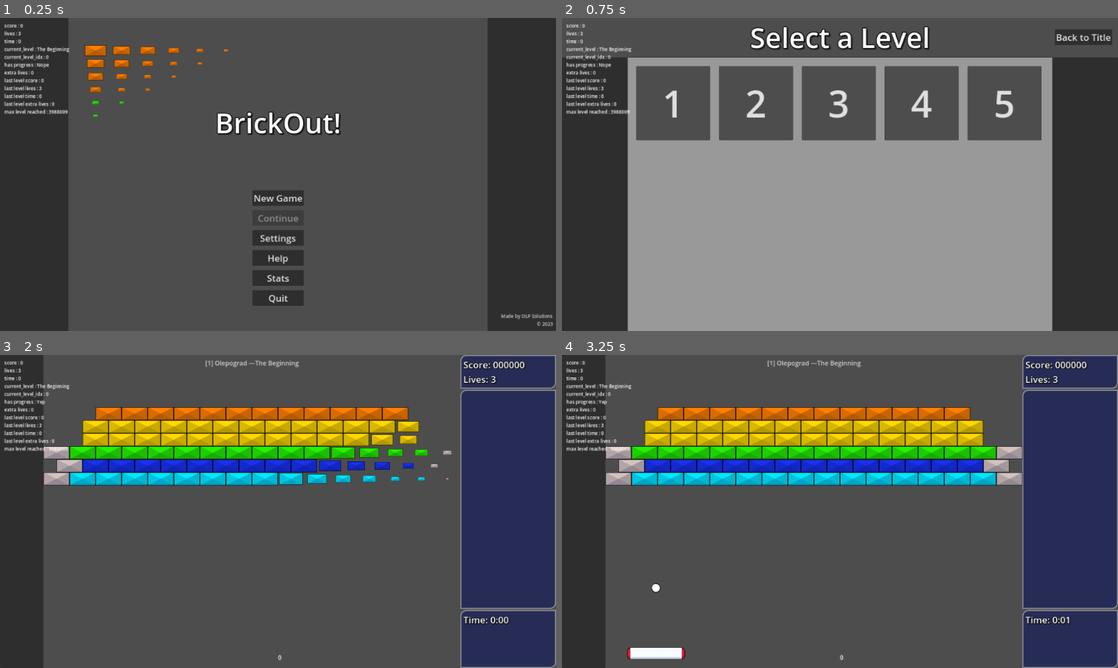
Above: before the commit, frames 1-4 (two rows, left to right).
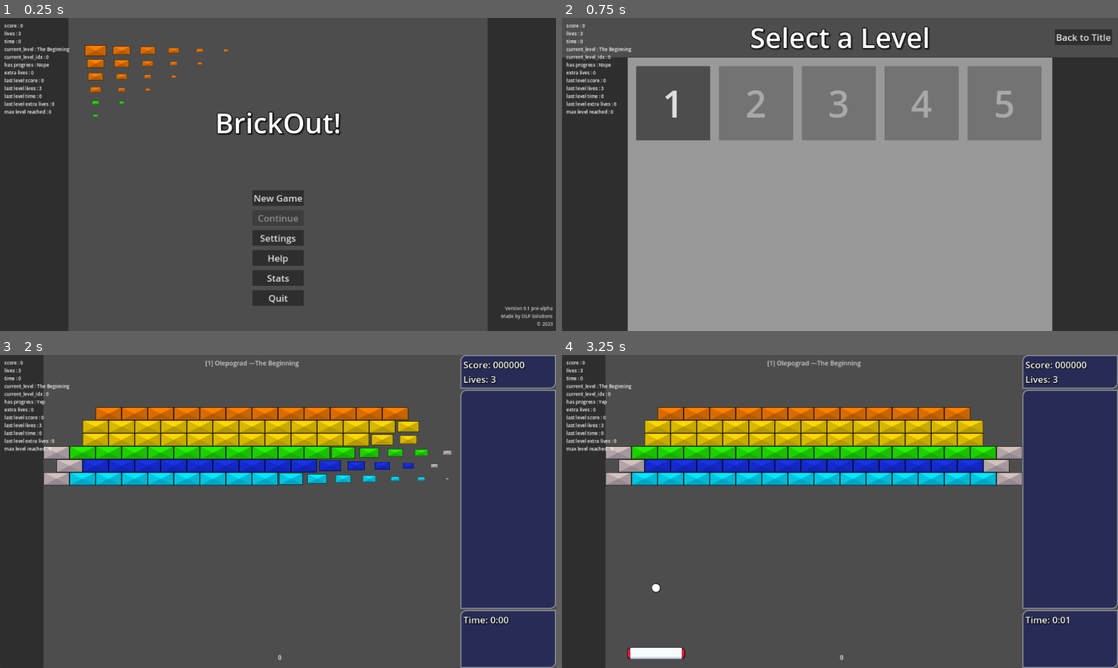
Above: after the commit, the same moments.

Repository: O-39889/brickout
Game: Godot game, scene res://scenes/title_screen.tscn
The game is run twice, just before and just after one commit, with the same random seed, the same clock (stepped at 60 frames per second) and the same inputs. The engine's default icon, where the game draws it, is replaced by a stand-in: a white triangle on a blue panel in a dark square.
Inputs (mouse positions are in pixels of both pictures, inside the frame that each line leads up to):
- Up to frame 1 (0.25 s): no input
- Up to frame 2 (0.75 s): click "New Game" at 0.5 s
- Up to frame 3 (2 s): click "1" at 1.25 s
- Up to frame 4 (3.25 s): move the mouse to (867, 511) at 2.02 s; click (867, 511) at 2.17 s; tap Enter at 2.75 s; move the mouse to (812, 511) at 2.77 s; click (812, 511) at 2.92 s

The runs differ from the first frame. In frame 1, 0.1% of the frame differs, in the area x 8-100%, y 29-94%; in frame 2, 13%, in the area x 8-87%, y 15-40%; in frame 3, less than 0.1%; in frame 4, less than 0.1%.

Commit message:
Finally
Version 0.1 pre-alpha or something lol
* Implemented simple saving and loading to/from autosave
* For now made the power-up nodes at least draw the placeholder sprites
* Also for now removed some unfinished power-ups from appearing

Diff:
--- a/scripts/PowerupNode.gd
+++ b/scripts/PowerupNode.gd
@@ -25,6 +25,7 @@
 		&'bad':
 			$CollisionShape2D.debug_color.h = 0.0;
 	$DebugLbl.text = powerup.id;
+	queue_redraw();
 
 
 func _physics_process(delta):
@@ -91,3 +92,15 @@
 	return INITIAL_SPEED * cos(phi) * t;
 
 # PAIN TERRITORY PASSED
+
+func _draw() -> void:
+	var outline_color : Color;
+	if powerup.id in powerup.POWERUP_POOL[&'good']:
+		outline_color = Color.LIGHT_GREEN;
+	elif powerup.id in powerup.POWERUP_POOL[&'neutral']:
+		outline_color = Color.GOLD;
+	else:
+		outline_color = Color.RED;
+	draw_circle(Vector2(), width / 2, Color('494949'));
+	draw_circle(Vector2(), width / 2, outline_color,
+	false, 5, true);
--- /dev/null
+++ b/scripts/classes/savedata.gd
@@ -0,0 +1,111 @@
+class_name Savedata extends RefCounted;
+
+
+const CURRENT_VERSION : int = 2;
+
+## A separate class for holding the session data
+## (if a session was started)
+class SessionData:
+	## Index of the level at which the session started
+	## (where the player started the new game or restarted after game over)
+	var session_started_idx : int;
+	## Index of the last level the player **cleared**,
+	## whether they've already went to the next one or not.
+	var highest_cleared_idx : int;
+	## Time (Unix timestamp) when the session has started.
+	var session_started_time : float;
+	## Time (Unix timestamp) when the last level was cleared.
+	var left_time : float;
+	## Total amount of time elapsed on all levels.
+	var time_elapsed : float;
+	## Score after clearing the last level.
+	var score : int;
+	## Lives after clearing the last level.
+	var lives : int;
+	func _init(_session_started_idx: int,
+			_highest_cleared_idx: int,
+			_session_started_time: float, _left_time: float,
+			_time_elapsed: float, _score: int, _lives: int
+	) -> void:
+		session_started_idx = _session_started_idx;
+		highest_cleared_idx = _highest_cleared_idx;
+		session_started_time = _session_started_time;
+		left_time = _left_time;
+		time_elapsed = _time_elapsed;
+		score = _score;
+		lives = _lives;
+
+
+## The current session data (if there is a session).
+var session : SessionData = null;
+## The highest level ever reached on this savefile.
+var max_level_reached : int;
+## The savefile format version (for interoperability and backwards compatibility, probably)
+var version : int = CURRENT_VERSION;
+
+
+func has_session() -> bool:
+	return session != null;
+
+
+func _init(_max_level_reached : int,
+		_session : SessionData = null,
+		_version : int = CURRENT_VERSION,
+		) -> void:
+	session = _session;
+	max_level_reached = _max_level_reached;
+	version = _version;
+
+
+func to_dict() -> Dictionary:
+	return {
+		&'max_level_reached': max_level_reached,
+		&'version': version,
+		&'session': null if session == null else {
+			&'session_started_idx': session.session_started_idx,
+			&'highest_cleared_idx': session.highest_cleared_idx,
+			&'session_started_time': session.session_started_time,
+			&'left_time': session.left_time,
+			&'time_elapsed': session.time_elapsed,
+			&'score': session.score,
+			&'lives': session.lives,
+		},
+	};
+
+
+static func from_dict(dict: Dictionary) -> Savedata:
+	for key in [
+		&'max_level_reached', &'session', &'version'
+	]:
+		if !dict.has(key):
+			push_error('No key %s in the dictionary' % key);
+			return null;
+	var session_var;
+	if dict[&'session'] != null:
+		if !(dict[&'session'] is Dictionary):
+			push_error('Invalid session data');
+			return null;
+		for key in [
+			&'session_started_idx', &'highest_cleared_idx',
+			&'session_started_time', &'left_time',
+			&'time_elapsed', &'score', &'lives'
+		]:
+			if !dict[&'session'].has(key):
+				push_error('Invalid session data, no key %s' % key);
+				return null;
+		session_var = SessionData.new(
+			dict[&'session'][&'session_started_idx'],
+			dict[&'session'][&'highest_cleared_idx'],
+			dict[&'session'][&'session_started_time'],
+			dict[&'session'][&'left_time'],
+			dict[&'session'][&'time_elapsed'],
+			dict[&'session'][&'score'],
+			dict[&'session'][&'lives']
+		);
+	else: # no session
+		session_var = null;
+	return Savedata.new(
+		dict[&'max_level_reached'],
+		session_var,
+		dict[&'version']
+	);
--- a/scripts/level_components/ball_component.gd
+++ b/scripts/level_components/ball_component.gd
@@ -46,8 +46,6 @@
 				acid_timer.timeout.emit();
 	);
 	EventBus.level_cleared.connect(acid_timer.stop);
-	#EventBus.level_cleared.connect(func():
-		#acid_timer.timeout.disconnect(_on_acid_timer_timeout));
 
 
 func enable_acid():
--- a/scripts/level_components/powerup_component.gd
+++ b/scripts/level_components/powerup_component.gd
@@ -67,6 +67,14 @@
 	var new_weights : Dictionary = original_weights.duplicate();
 	var ball_count : float = get_tree().get_nodes_in_group(&'balls').size();
 	var ball_limit : float = level.BALL_LIMIT;
+
+	if VersionManager.VERSION.containsn('pre-alpha'):
+		for żyldyrbyl in [&'gun', &'ghost_paddle']:
+			# those power-ups are not done yet lol
+			# probably gonna remove the ghost paddle one
+			# altogether lol
+			if new_weights.has(żyldyrbyl):
+				new_weights.erase(żyldyrbyl);
 
 	# "on request of the working people"
 	if level.barrier == null or is_instance_valid(level.barrier):
--- a/scripts/main_level.gd
+++ b/scripts/main_level.gd
@@ -122,6 +122,7 @@
 	GameProgression.time_total += time_elapsed;
 	mouse_captured = false;
 	state = LevelCompletionState.GameOver;
+	GameProgression.clear_autosave();
 	template.show_game_over();
 
 
@@ -161,10 +162,8 @@
 func activate_sticky_powerup():
 	if paddle:
 		paddle.state = Paddle.PaddleState.Sticky;
-		#gui.add_or_extend_timer(paddle.sticky_timer,
-			#Powerup.TimedPowerup.StickyPaddle);
-		#gui.remove_timer(Powerup.TimedPowerup.PaddleFreeze);
-		#gui.remove_timer(Powerup.TimedPowerup.GhostPaddle);
+func activate_stinky_powerup():
+	print('Eww, you stink!');
 
 
 func activate_acid_powerup():
@@ -191,6 +190,10 @@
 	GameProgression.time_total += time_elapsed;
 	mouse_captured = false;
 	EventBus.level_cleared.emit();
+	if GameProgression.current_level_idx ==	GameProgression.level_campaign.size() - 1:
+		get_tree().change_scene_to_file("res://scenes/title_screen.tscn");
+		GameProgression.reset_current_data(0);
+		return;
 	# NOTE: this thing would probably be better
 	# to put in GameProgression as a handler of the signal
 	# above; however, this signal gets emitted not only
@@ -203,6 +206,10 @@
 	#gui.show_level_clear(func(): get_window().title = 'Next level!',
 		#func(): get_window().title = 'Main menu!');
 	await get_tree().create_timer(1.0).timeout;
+	# how about we still have it update the last level data lol xd :DDDDDDDDDDDDDD
+	GameProgression.update_last_level_stats();
+	GameProgression.save_to_autosave();
+
 	for ball : Ball in get_tree().get_nodes_in_group(&'balls'):
 		GameProgression.add_score(BALL_BONUS);
 		points_earned += BALL_BONUS;
--- a/scripts/singletons/event_bus.gd
+++ b/scripts/singletons/event_bus.gd
@@ -26,7 +26,15 @@
 signal game_overed;
 
 # some might probably be unused
+# TODO: WHAT THE HECK JUST MAKE THEM
+# FADER CLASS SIGNALS COME ON
 signal fade_start_started;
 signal fade_start_finished;
 signal fade_end_started;
 signal fade_end_finished;
+
+func _ready() -> void:
+	var arr = [
+		&'Amogus',
+		&'Pipis',
+	]
--- a/scripts/singletons/game_progression.gd
+++ b/scripts/singletons/game_progression.gd
@@ -85,6 +85,7 @@
 	session_started_idx = 0;
 
 
+# TODO: also make it load from autosave if there's one too
 func _ready() -> void:
 	EventBus.life_lost.connect(_on_life_lost);
 	for i in level_campaign.size():
@@ -93,6 +94,7 @@
 		);
 	max_level_reached = 0;
 	reset_current_data();
+	load_autosave();
 	# super useful little debug label thing innit bruv
 	if OS.is_debug_build():
 		debug_test_lbl = Label.new();
@@ -105,7 +107,7 @@
 		add_child(debug_test_lbl);
 
 		# also something else too lol
-		max_level_reached = 1997 * 1997;
+		#max_level_reached = 1997 * 1997;
 
 
 ## If idx = -1, then it just uses the current index
@@ -144,8 +146,9 @@
 ## game over screen (but in this case, it would have the level index
 ## as the current one)
 func new_game(level_idx: int = 0) -> void:
+	clear_autosave();
+	reset_current_data(level_idx);
 	session_started_idx = level_idx;
-	reset_current_data(level_idx);
 	current_level = load(level_campaign[current_level_idx]).instantiate();
 	get_tree().change_scene_to_packed(LEVEL_TEMPLATE_PACKED);
 	has_progress = true;
@@ -236,6 +239,72 @@
 #endregion
 
 
+func save_to_autosave() -> void:
+	# when you clear the level, this method is called
+	# already after we have updated all stuff from the current level idx
+	# but we could still use the current score and lives and time elapsed
+	# stats instead of last level anyway lol
+	var savedata := Savedata.new(
+		max_level_reached, # it has already been updated
+		Savedata.SessionData.new(
+			session_started_idx,
+			# the specifications say it's for the last
+			# cleared levle alas
+			# while this one has already been incremented
+			# so we'll have to decrement it back
+			current_level_idx - 1,
+			0.0,
+			Time.get_unix_time_from_system(),
+			time_total,
+			score,
+			lives
+		)
+	);
+	#var savedata := {
+		#'has_session': has_progress,
+		#'max_level_reached': max_level_reached + 1,
+		#'score': score,
+		#'lives': lives,
+		#'time': time_total,
+		#'started_at': session_started_idx + 1,
+		#'left_at': current_level_idx + 1,
+		#'version': 1,
+	#};
+	var code := SavefileManager.save_to_autosave(savedata);
+	assert(code == Error.OK, 'something happened');
+	if code == Error.OK:
+		print('Saved successfully!');
+
+
+# on game over or starting a new game
+func clear_autosave() -> void:
+	var savedata : Savedata = Savedata.new(
+		max_level_reached, null);
+	var code := SavefileManager.save_to_autosave(savedata);
+	assert(code == Error.OK, 'something happened');
+	if code == Error.OK:
+		print('Saved successfully!');
+
+
+func load_autosave() -> void:
+	var save := SavefileManager.load_from_autosave();
+	if save == null:
+		print('No save data or invalid save data, using default save data...');
+		return;
+	if save.has_session():
+		has_progress = true;
+		var s = save.session;
+		session_started_idx = s.session_started_idx;
+		# VERY IMPORTANT HAHAHAH
+		set_current_level(s.highest_cleared_idx + 1);
+		last_level_time_total = s.time_elapsed;
+		last_level_score = s.score;
+		last_level_lives = s.lives;
+		last_level_extra_lives_earned = int(last_level_score / EXTRA_LIFE_MULTIPLIER);
+		restore_to_last_level_stats();
+	max_level_reached = save.max_level_reached;
+
+
 # FIXED: now the extra_lives_earned variable is properly
 # incremented (in increment_lives() though)
 func set_score(value: int) -> void:
@@ -278,6 +347,7 @@
 		'current_level': current_level.level_name\
 			if is_instance_valid(current_level) else 'Nope',
 		'current_level_idx' : current_level_idx,
+		# lmao
 		'has progress':['Nope','Yep'][int(has_progress)],
 		'extra lives': extra_lives_earned,
 		'last level score' : last_level_score,
--- a/scripts/singletons/savefile_manager.gd
+++ b/scripts/singletons/savefile_manager.gd
@@ -2,25 +2,90 @@
 
 
 const AUTOSAVE_FILENAME = 'autosave.sav';
+const AUTOSAVE_DIR = 'user://saves';
+const AUTOSAVE_PATH = AUTOSAVE_DIR + '/' + AUTOSAVE_FILENAME;
+
+
+func _ready():
+	if not DirAccess.dir_exists_absolute(AUTOSAVE_DIR):
+		DirAccess.make_dir_recursive_absolute(AUTOSAVE_DIR);
 
 
 ## Loads game data from the autosave file.
-func load_from_autosave() -> Error:
+func load_from_autosave() -> Savedata:
+	if not DirAccess.dir_exists_absolute(AUTOSAVE_DIR):
+		print('No directory %s exists' % AUTOSAVE_DIR);
+		return null;
+	if not FileAccess.file_exists(AUTOSAVE_PATH):
+		print('No save file %s exists in the directory %s' % [AUTOSAVE_FILENAME, AUTOSAVE_DIR]);
+		return null;
+	var file = FileAccess.open(AUTOSAVE_PATH, FileAccess.READ);
+	var err := FileAccess.get_open_error();
+	if err:
+		printerr('Couldn\'t load the save file: error code %d' % err);
+		return null;
+	var dict := JSON.parse_string(file.get_as_text());
+	if dict != null:
+		return Savedata.from_dict(dict);
+	return null;
+
+
+## Saves the current game data to the autosave file.
+func save_to_autosave(savedata: Savedata) -> Error:
+	#var savedata = create_savedata_object();
+	if not DirAccess.dir_exists_absolute(AUTOSAVE_DIR):
+		print('No directory %s exists for saving,creating...' % AUTOSAVE_DIR);
+		DirAccess.make_dir_recursive_absolute(AUTOSAVE_DIR)
+	if not FileAccess.file_exists(AUTOSAVE_PATH):
+		print('No file %s exists at a given directory, creaitng...' % AUTOSAVE_FILENAME);
+	var file = FileAccess.open(AUTOSAVE_PATH, FileAccess.WRITE);
+	var err = FileAccess.get_open_error();
+	if err:
+		printerr('Couldn\'t save game: error code %d' % err);
+		return err;
+	var json = JSON.stringify(savedata.to_dict());
+	file.store_line(json);
 	return Error.OK;
 
 
-## Saves the current game data to the autosave file.
-func save_to_autosave() -> Error:
-	return Error.OK;
-
-
+# actually I think I will NOT create a dictionary in here
+# but instead let GameProgression handle its creation
+# itself even though it's probably still gonna be a pain?
+# but idk
+# I want it to save: when the level is cleared (maybe
+# immediately), reset the data on game overed,
+# and also save upon exiting to menu, although technically
+# probably doesn't need to do that since we already kinda
+# just have already saved when the levle is cleared
+# YES it will probably be less pain to just
+# have GameProgression create that object itself
 ## Converts the current save data in the GameProgression
 ## autoload into a dictionary object.
 func create_savedata_object() -> Dictionary:
-	return {};
+	var data := {
+		'has_session': GameProgression.has_progress,
+		'max_level_reached': GameProgression.max_level_reached + 1,
+		'version': 1,
+	};
+	if GameProgression.has_progress:
+		data.merge({
+			'score': GameProgression.last_level_score,
+			'lives': GameProgression.last_level_lives,
+			# extra lives earned should be derived from the score I think
+			'time': GameProgression.last_level_time_total,
+			'started_at': GameProgression.session_started_idx + 1,
+			'left_at': GameProgression.current_level_idx + 1,
+		});
+	return data;
 
 
 ## Parses a dictionary object and alters the state
 ## of the GameProgression autoload.
 func unpack_savedata_object(data: Dictionary) -> void:
 	pass
+
+
+## Parses a dictionary savedata object and converts
+## it to the new version format if it has an older version.
+func _convert_versions(data: Dictionary) -> Dictionary:
+	return data;
--- /dev/null
+++ b/scripts/singletons/version_manager.gd
@@ -0,0 +1,5 @@
+## Literally does nothing but store the current version number lol
+class_name VersionManager extends Object;
+
+
+const VERSION = '0.1 pre-alpha';
--- a/scripts/title_screen.gd
+++ b/scripts/title_screen.gd
@@ -11,8 +11,10 @@
 
 func _ready() -> void:
 	%MeLbl.text += str(Time.get_datetime_dict_from_system()['year']);
+	%MeLbl.text = '%s\n%s' % [VersionManager.VERSION, %MeLbl.text];
 	%LevelEditorBtn.get_parent().remove_child(%LevelEditorBtn);
 	%ContinueBtn.disabled = !GameProgression.has_progress;
+	%MeLbl.text = 'Version %s' % %MeLbl.text;
 
 
 func _on_new_game_btn_pressed() -> void:
Not shown, changed: .gitignore
